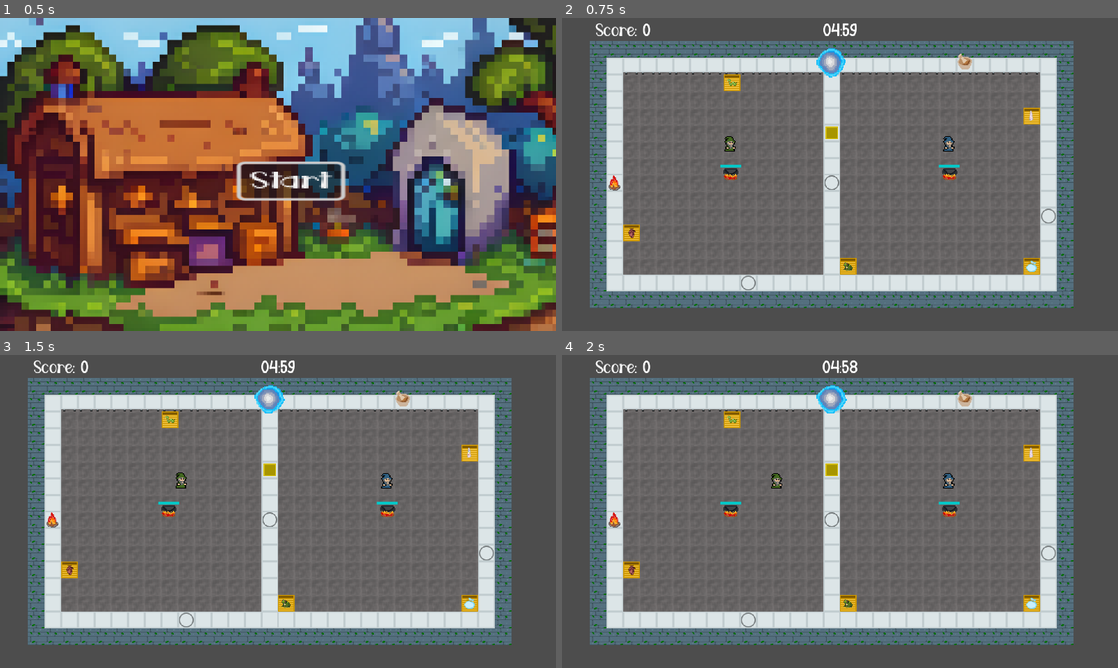
Above: before the commit, frames 1-4 (two rows, left to right).
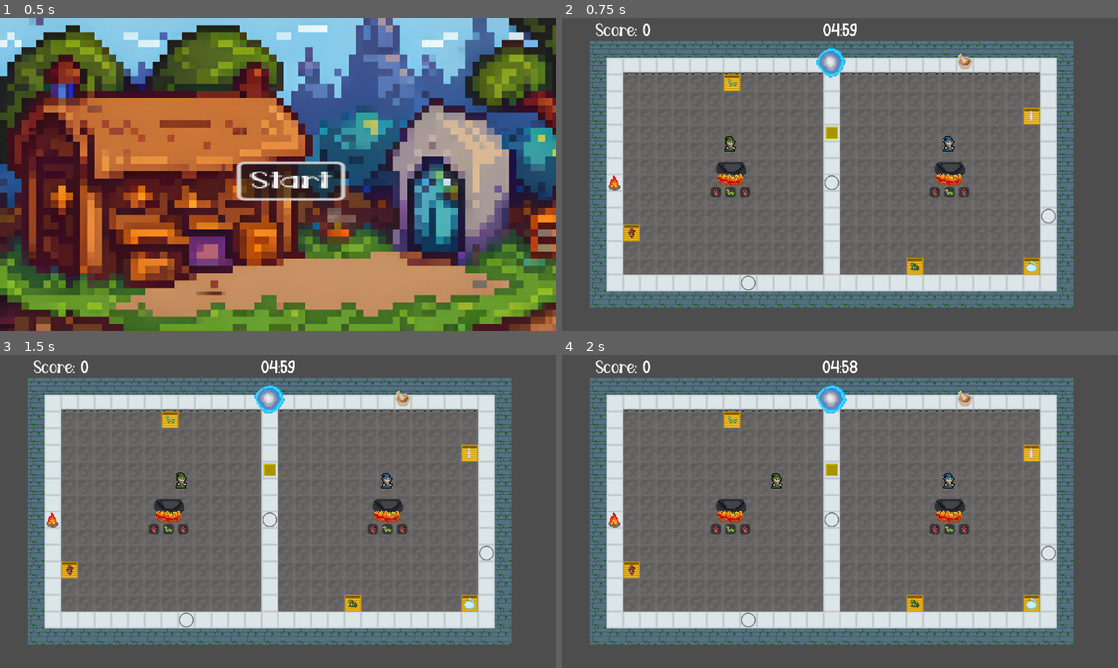
Above: after the commit, the same moments.

Repository: noriakisana/frankengamejam-2023
Game: Godot game, scene res://mainmenu/mainmenu.tscn
The game is run twice, just before and just after one commit, with the same random seed, the same clock (stepped at 60 frames per second) and the same inputs.
Inputs:
- Up to frame 1 (0.5 s): no input
- Up to frame 2 (0.75 s): click "Start" at 0.5 s
- Up to frame 3 (1.5 s): tap Enter (interact_p2) at 1.25 s; hold D (walk_right_p1) from 1.28 s (still down); tap E (interact_p1) at 1.35 s
- Up to frame 4 (2 s): keep holding D (walk_right_p1)

Frame 1 is identical in both runs. In frame 2, 1.3% of the frame differs, in the area x 26-74%, y 46-82%; in frame 3, 1.3%; in frame 4, 1.3%.

Commit message:
cauldron stuff

Diff:
--- a/cauldrons/caldron_on_fire.gd
+++ b/cauldrons/caldron_on_fire.gd
@@ -15,12 +15,24 @@
 var is_processing = false
 
 var recipe = []
+#var ingredients = []
+
+var potion : Potion
+var potion_node : Node2D
 
 func _ready():
 	player_1.interacted.connect(interact)
 	player_2.interacted.connect(interact)
 
+	$ProgressBar.visible = false
+
 	generate_recipe()
+	fill_recipe_panel()
+
+func _process(delta):
+	if is_processing:
+		var bar_width = ((processing_time - $ProcessTimer.time_left) / processing_time) * 40.0
+		$ProgressBar.size.x = bar_width
 
 func interact(is_player_1 : bool, player_useable : Useable):
 	var player : Player
@@ -37,30 +49,61 @@
 	if distance_to_player <= interaction_distance:
 		if is_processing: # currently cooking a potion
 			return
-		if !player_useable: # player is nothing holding in hand
-			return
-		if !player_useable is Potion:
-			pass
-		if is_needed_for_recipe(player_useable):
-			var useable_from_player = player.lose_useable()
-			remove_from_recipe(useable_from_player)
-			print(recipe)
+		if !potion: # no potion in cauldron
+			if !player_useable: # player is holding noting in hand
+				return
+			if is_needed_for_recipe(player_useable):
+				var useable_from_player = player.lose_useable()
+				#ingredients.append(useable_from_player)
+				remove_from_recipe(useable_from_player)
+				if recipe.is_empty(): # let's get cookin'
+					start_brewing()
+		else: # there is a potion waiting to get collected
+			if player_useable: # player is holding something in hand
+				return
+			player.receive_useable(potion)
+			potion = null
+			potion_node.queue_free()
+
+func start_brewing():
+	is_processing = true
+	$ProgressBar.visible = true
+	$ProcessTimer.wait_time = processing_time
+	$AnimationPlayer.play("caldron_on_fire_animation")
+	$ProcessTimer.start()
+
+func _on_process_timer_timeout():
+	$ProgressBar.visible = false
+	$AnimationPlayer.stop()
+	potion = load("res://traenke/trank_green/green_potion.tres")
+	potion_node = potion.get_scene()
+	potion_node.scale = Vector2(0.5, 0.5)
+	potion_node.position.y -= 10
+	add_child(potion_node)
+	generate_recipe()
+	fill_recipe_panel()
+	is_processing = false
 
 func generate_recipe():
+	# generate the recipe
 	recipe = [
+		load("res://ingredients/dragonheart/dragonheart.tres"),
 		load("res://ingredients/snake/snake.tres"),
 		load("res://ingredients/dragonheart/dragonheart.tres")
 	]
 
+func fill_recipe_panel():
+	for r in recipe:
+		var ing_node = recipe_panel.instantiate()
+		var ing_img = r.get_image()
+		ing_node.get_node("Ingredient").texture = ing_img
+		container.add_child(ing_node)
+
+"""
+func clear_recipe_panel():
 	for child in container.get_children():
 		child.queue_free()
-
-	"""
-	for r in recipe:
-		var rp = recipe_panel.instantiate()
-		rp.get_node("Ingredient").texture = r.get_scene().get_root().texture
-		container.add_node(rp)
-	"""
+"""
 
 func is_needed_for_recipe(ingredient : Ingredient):
 	var recipe_types = []
@@ -70,7 +113,10 @@
 	return recipe_types.has(ingredient.type)
 
 func remove_from_recipe(ingredient : Ingredient):
-	for r in recipe:
-		if ingredient.type == r.type:
-			recipe.erase(r)
+	var remove_index
+	for r in range(recipe.size()):
+		if ingredient.type == recipe[r].type:
+			recipe.remove_at(r)
+			remove_index = r
 			break
+	container.get_child(remove_index).queue_free()
--- a/cauldrons/caldron_on_fire.tscn
+++ b/cauldrons/caldron_on_fire.tscn
@@ -81,16 +81,26 @@
 [node name="Control" type="Control" parent="."]
 layout_mode = 3
 anchors_preset = 0
-offset_left = -20.0
-offset_top = 1.0
-offset_right = 20.0
-offset_bottom = 10.0
+offset_left = -30.0
+offset_top = 12.0
+offset_right = 30.0
+offset_bottom = 22.0
+size_flags_vertical = 3
 
 [node name="HBoxContainer" type="HBoxContainer" parent="Control"]
-layout_mode = 0
-offset_top = 12.0
-offset_right = 40.0
-offset_bottom = 22.0
+custom_minimum_size = Vector2(60, 10)
+layout_mode = 1
+anchors_preset = 8
+anchor_left = 0.5
+anchor_top = 0.5
+anchor_right = 0.5
+anchor_bottom = 0.5
+offset_left = -30.0
+offset_top = -5.0
+offset_right = 30.0
+offset_bottom = 5.0
+grow_horizontal = 2
+grow_vertical = 2
 alignment = 1
 
 [connection signal="timeout" from="ProcessTimer" to="." method="_on_process_timer_timeout"]
--- a/cauldrons/recipe_panel/RecipePanel.tscn
+++ b/cauldrons/recipe_panel/RecipePanel.tscn
@@ -3,21 +3,15 @@
 [ext_resource type="Script" path="res://cauldrons/recipe_panel/recipe_panel.gd" id="1_hphmb"]
 
 [node name="RecipePanel" type="Panel"]
-custom_minimum_size = Vector2(10, 5)
-anchors_preset = 15
-anchor_right = 1.0
-anchor_bottom = 1.0
-offset_left = -6.0
-offset_right = -1914.0
-offset_bottom = -1075.0
-grow_horizontal = 2
-grow_vertical = 2
+custom_minimum_size = Vector2(10, 10)
+offset_right = 10.0
+offset_bottom = 10.0
+size_flags_vertical = 3
 script = ExtResource("1_hphmb")
 
 [node name="Ingredient" type="TextureRect" parent="."]
+custom_minimum_size = Vector2(10, 10)
 layout_mode = 0
-offset_left = 1.45
-offset_top = 0.5
-offset_right = 21.45
-offset_bottom = 20.5
-scale = Vector2(0.25, 0.25)
+offset_right = 10.0
+offset_bottom = 10.0
+expand_mode = 5
--- a/ingredients/ingredient.gd
+++ b/ingredients/ingredient.gd
@@ -35,3 +35,23 @@
 		return load("res://ingredients/dragonheartslices/dragonheartslices.tscn").instantiate()
 	elif self.type == Type.FRIED_SNAKE:
 		return load("res://ingredients/fried_snake/fried_snake.tscn").instantiate()
+
+func get_image():
+	if self.type == Type.FAIRYDUST:
+		return load("res://ingredients/fairydust/fairydust.png")
+	elif self.type == Type.UNICORN:
+		return load("res://ingredients/unicorn/unicorn1.png")
+	elif self.type == Type.GRINDED_UNICORN:
+		return load("res://ingredients/grinded_unicorn/grinded_unicorn.png")
+	elif self.type == Type.FROG:
+		return load("res://ingredients/frog/frog.png")
+	elif self.type == Type.FRIED_FROG:
+		return load("res://ingredients/fried_frog/fried_frog.png")
+	elif self.type == Type.HEART:
+		return load("res://ingredients/dragonheart/dragonheart.png")
+	elif self.type == Type.SNAKE:
+		return load("res://ingredients/snake/snake.png")
+	elif self.type == Type.CHOPPED_HEART:
+		return load("res://ingredients/dragonheartslices/dragonheartslices.png")
+	elif self.type == Type.FRIED_SNAKE:
+		return load("res://ingredients/fried_snake/fried_snake.png")
--- a/main.tscn
+++ b/main.tscn
@@ -136,7 +136,7 @@
 
 [node name="FrogBin" parent="YSortStuff/Bins" instance=ExtResource("7_ui7ao")]
 y_sort_enabled = true
-position = Vector2(16, 176)
+position = Vector2(144, 176)
 ingredient = SubResource("Resource_a2xjs")
 
 [node name="FairydustBin" parent="YSortStuff/Bins" instance=ExtResource("7_ui7ao")]
@@ -158,13 +158,11 @@
 
 [node name="CauldronLeft" parent="YSortStuff/Cauldrons" instance=ExtResource("12_y8u6k")]
 position = Vector2(-210, 0)
-interaction_distance = 64.0
-processing_time = 5
+scale = Vector2(2, 2)
 
 [node name="CauldronRight" parent="YSortStuff/Cauldrons" instance=ExtResource("12_y8u6k")]
 position = Vector2(210, 0)
-interaction_distance = 64.0
-processing_time = 5
+scale = Vector2(2, 2)
 
 [node name="ScoreText" type="Label" parent="." groups=["label"]]
 offset_left = -469.0
--- a/useable.gd
+++ b/useable.gd
@@ -1,6 +1,3 @@
 extends Resource
 
 class_name Useable
-
-func startPortalAnimation():
-	pass
